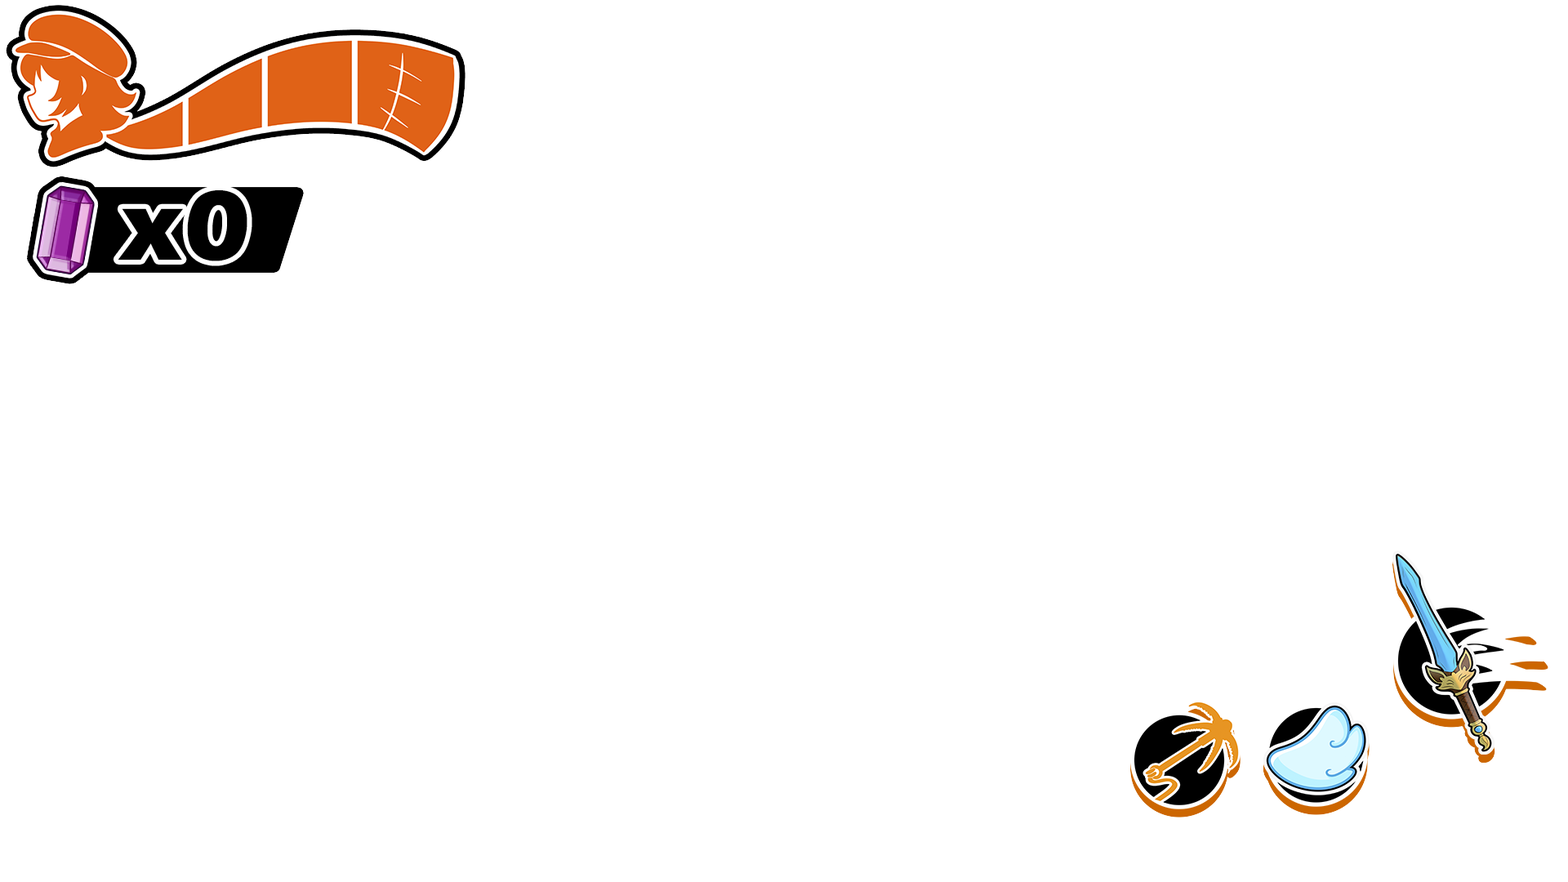
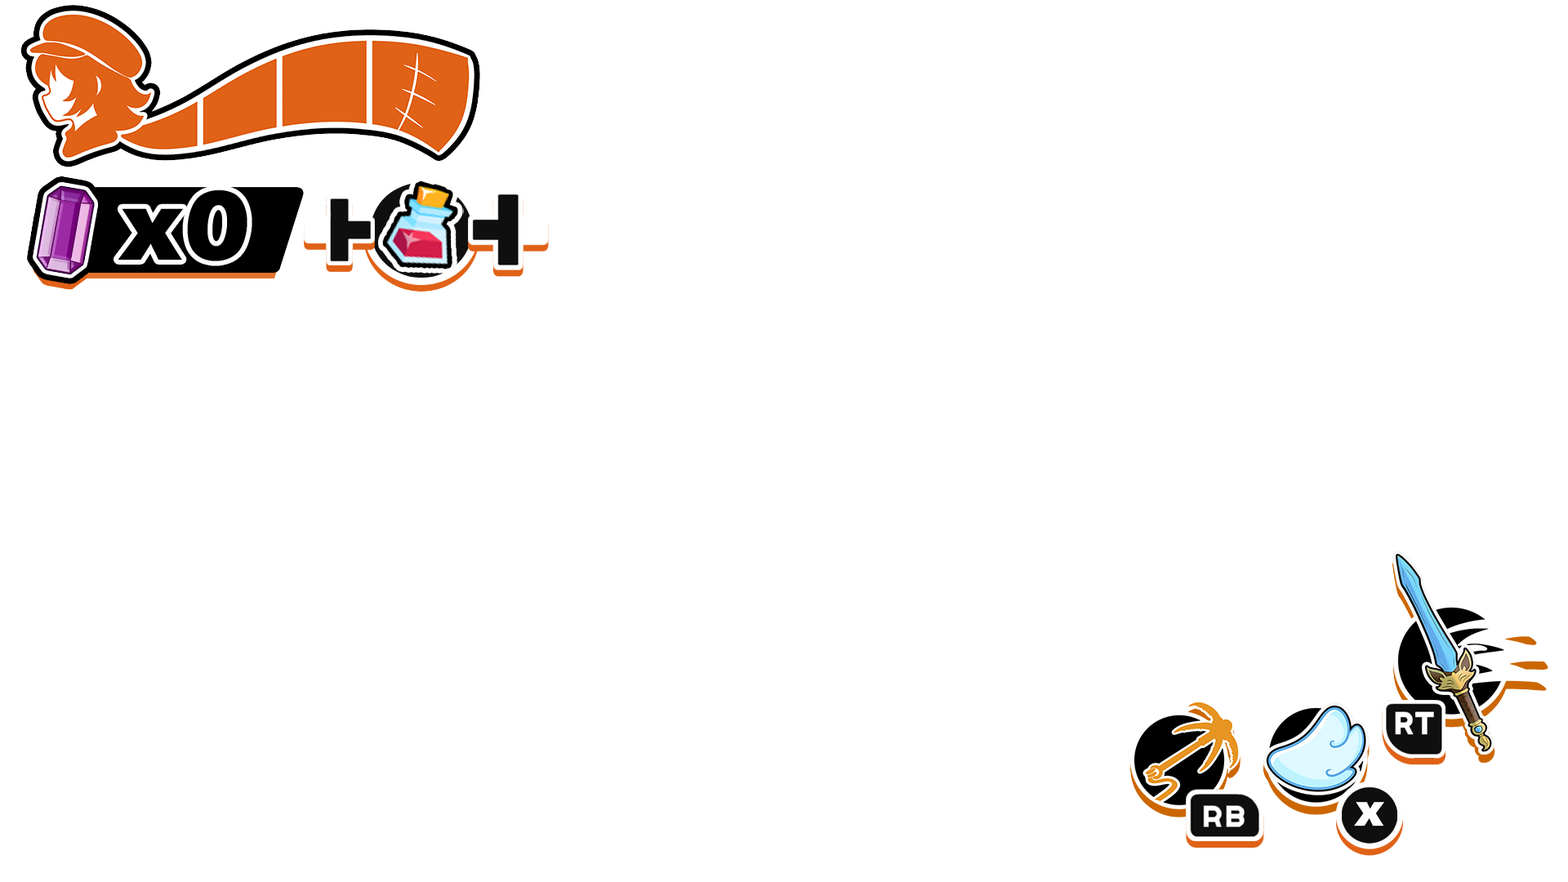
Comparing the layer stacks of the two 1568x882 images. Changes:
removed layer "x0" over [117, 190, 248, 262]
added layer "x" above "x0" over [1336, 781, 1404, 856]
added layer "x0" above "xbox_rb_outline" over [117, 190, 248, 262]
added layer "xbox_rb_outline" above "xbox_rt_outline" over [1185, 788, 1265, 848]
added layer "xbox_rt_outline" above "Grappling Hook" over [1381, 699, 1446, 766]
painted on "Contabilizador de Ametista" over [32, 190, 277, 290]
added layer "Red Potion 1st 64px" above "Consumiveis HUD" over [378, 180, 464, 275]
added layer "Consumiveis HUD" above "Pandora Barra de vida Hit 0" over [303, 180, 549, 292]
painted on "Pandora Barra de vida Hit 0" over [11, 4, 481, 168]